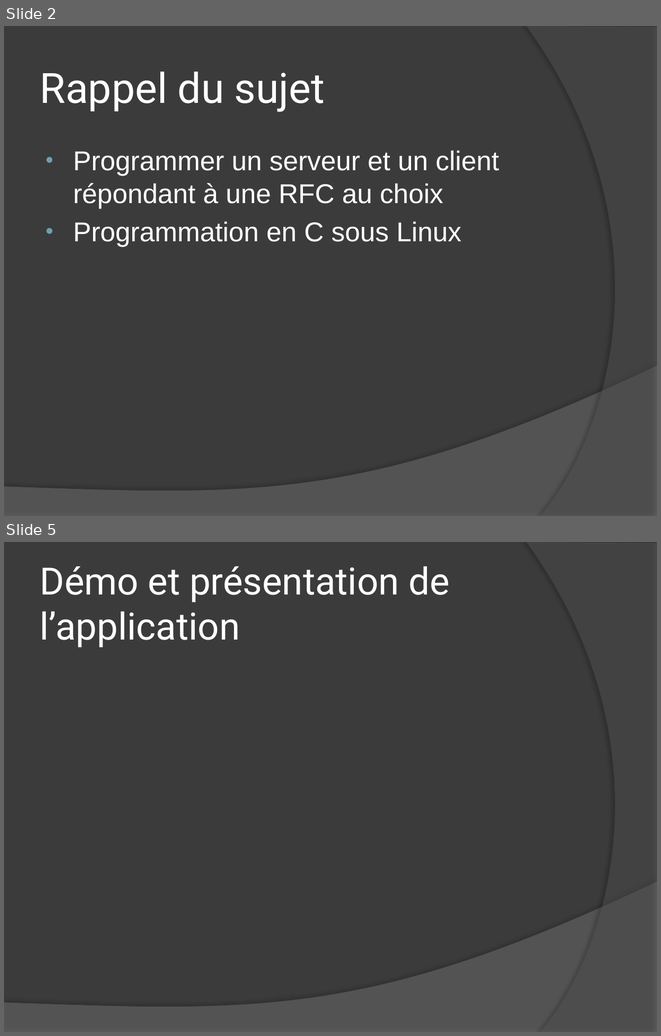
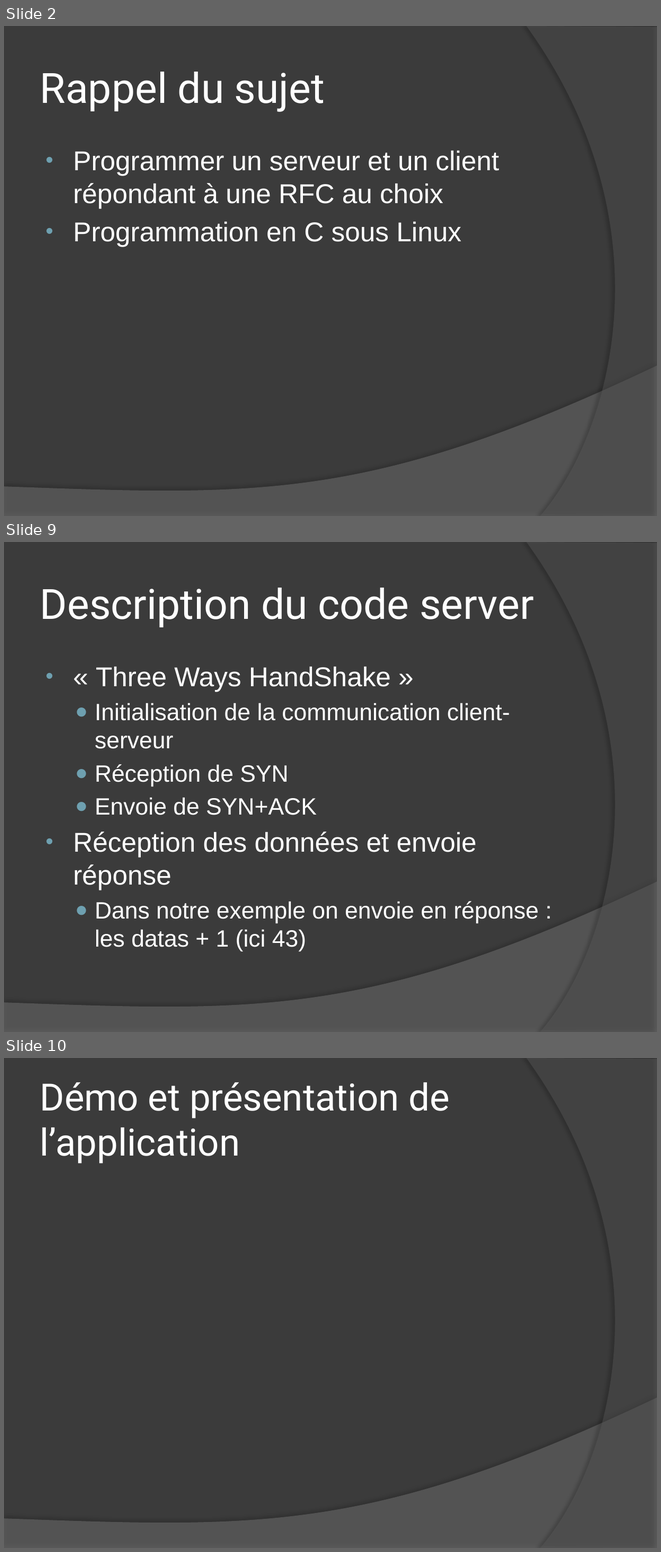
Before and after one commit to antoineludwig/Projet-Reseau, a slide deck: document/PresentationReseau.pptx. Shown one above the other, each under a label of ours: slides 2 and 5 before the commit, slides 2, 9 and 10 after it; the slides between them are not shown. The pictures are 661x1036 and 661x1552 pixels, drawn with LibreOffice and Linux fonts; fonts in the diff are those of the drawing. Boxes give left, top, right and bottom in pixels: in the first picture for what was removed or moved away, otherwise in the second. Text is boxed around its words. In the diff, an @@ line names an element or a change of style, - is before the commit and + after.

```diff
--- a/document/PresentationReseau.pptx
+++ b/document/PresentationReseau.pptx
@@ slide 9 added at [4, 542, 657, 1032], background #3B3B3B; not listed: 2 template elements that a slide beside it also shows @@
@@ title added at [40, 588, 534, 627], 46 pt, text #FFFFFF @@
+Description du code server
@@ text added at [73, 667, 539, 951], 26 pt, text #FFFFFF @@
+• « Three Ways HandShake »
+  ● Initialisation de la communication client-serveur
+  ● Réception de SYN
+  ● Envoie de SYN+ACK
+• Réception des données et envoie réponse
+  ● Dans notre exemple on envoie en réponse : les datas + 1 (ici 43)
@@ what was slide 5 is now slide 10 @@
```
Also in this commit, not shown: 2 slides changed, 4 other slides added.
